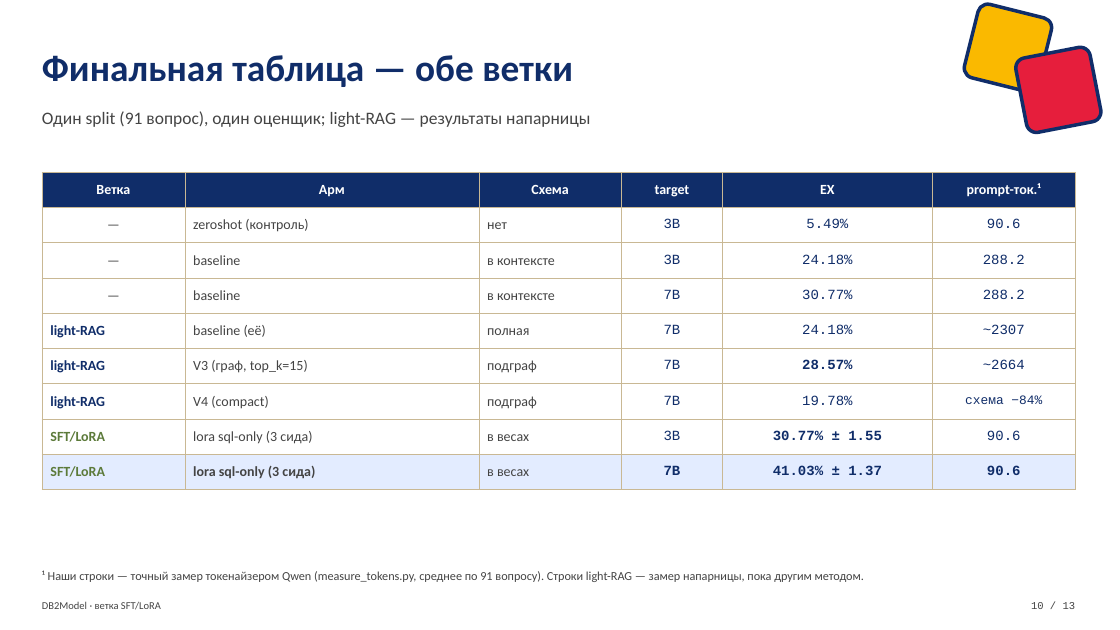
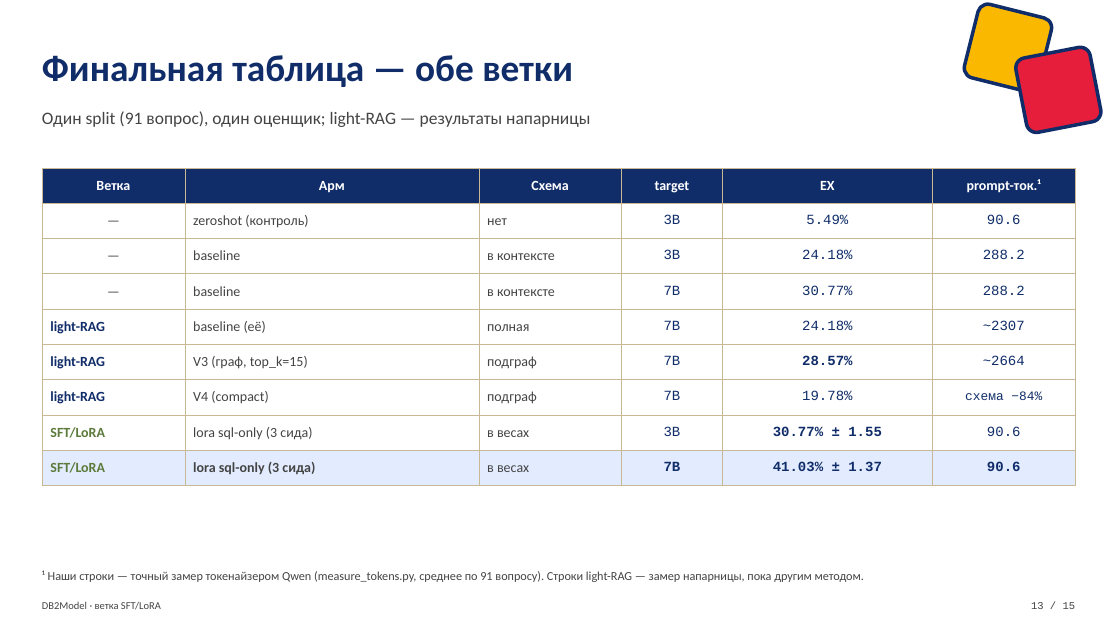
Before and after one commit to VladimirPozdeev06/db2model_lora, a slide deck: slide 13 of db2model/DB2Model_SFT_LoRA_defense.pptx (slide 11 before the commit). Drawn at 1120x630 pixels with LibreOffice and Linux fonts; fonts in the diff are those of the drawing. Boxes give left, top, right and bottom in pixels: in the first picture for what was removed or moved away, otherwise in the second. Text is boxed around its words. In the diff, an @@ line names an element or a change of style, - is before the commit and + after.

```diff
--- a/db2model/DB2Model_SFT_LoRA_defense.pptx
+++ b/db2model/DB2Model_SFT_LoRA_defense.pptx
@@ table: place and size @@
-table at (42,172,1075,482)
+table at (42,168,1075,478)
@@ text at (1031,602,1076,609): text changed @@
-10 / 13
+13 / 15
```
Also in this commit, not shown: 9 other slides changed, 4 slides added, 2 slides removed.
